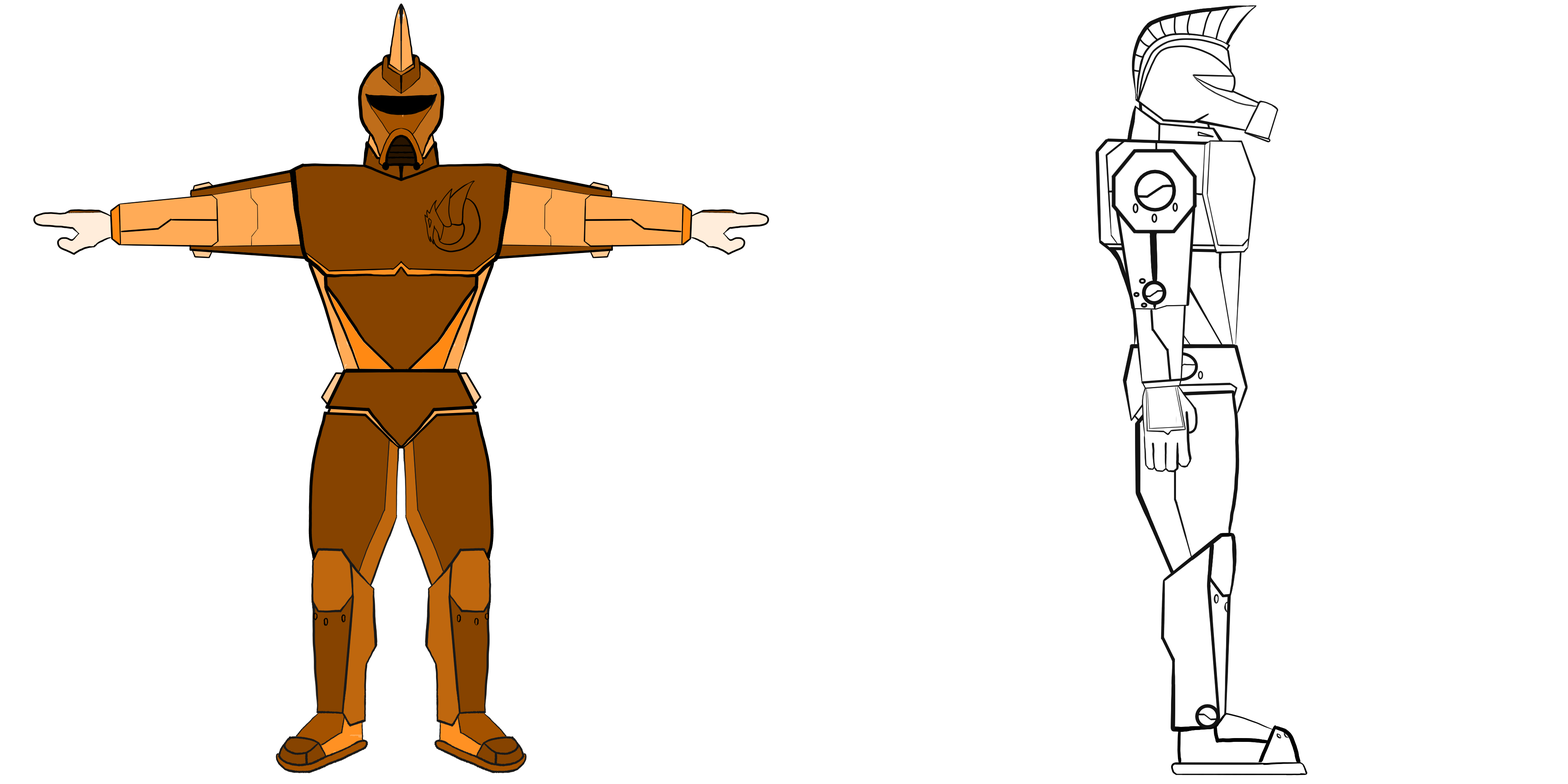
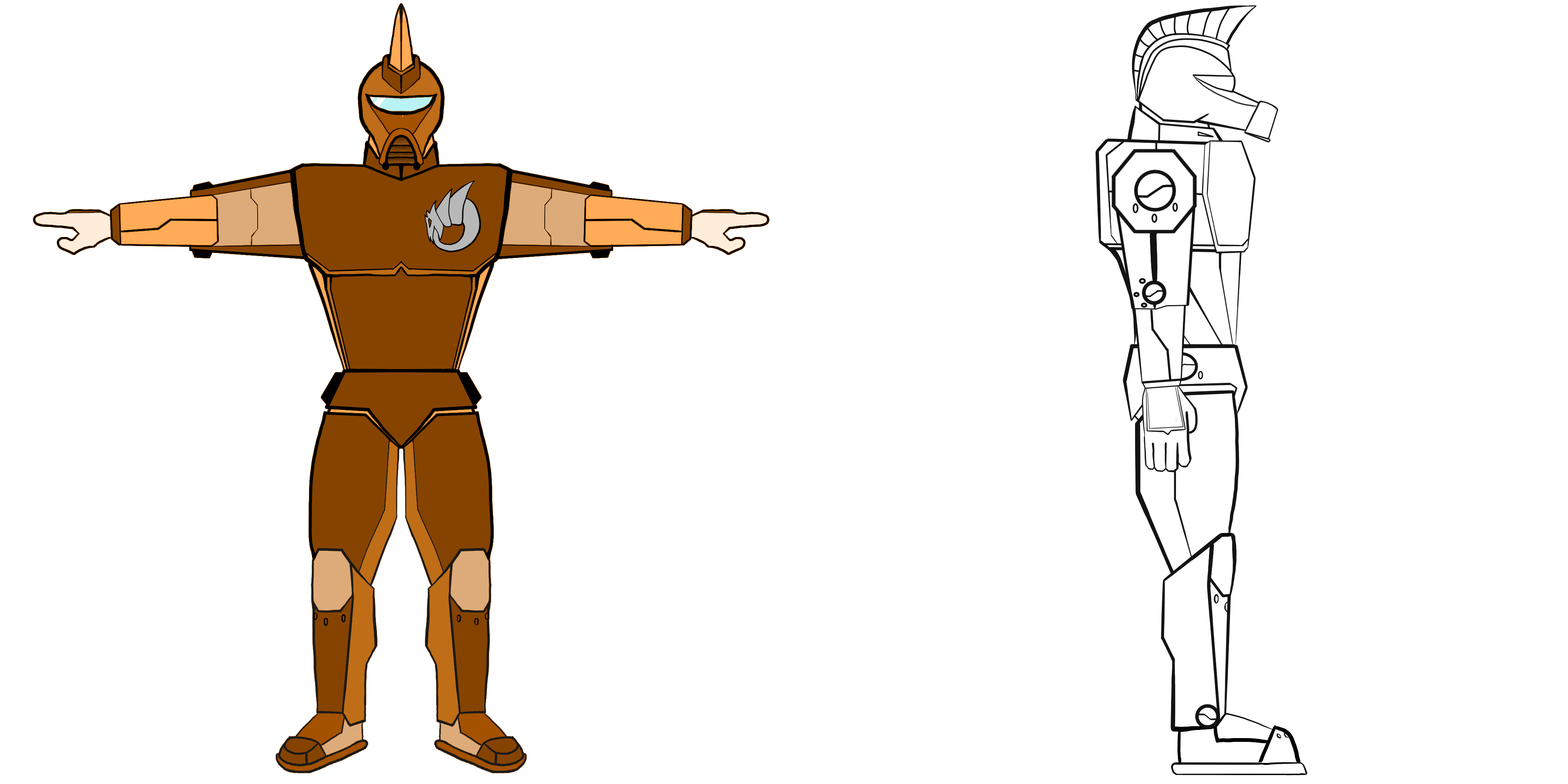
Layers edited between the first and the second (1568, 784) image:
showed "Copy of front", painted on it over [32, 3, 770, 774]
painted on "Colorize Mask 1 Merged" over [32, 3, 770, 774]